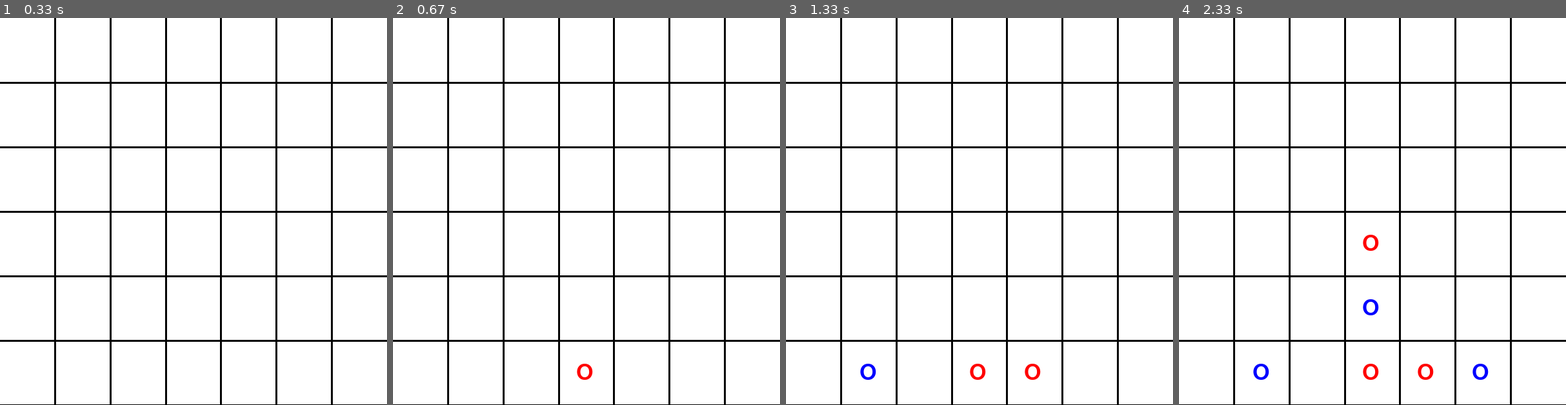
Above: before the commit, frames 1-4 (left to right).
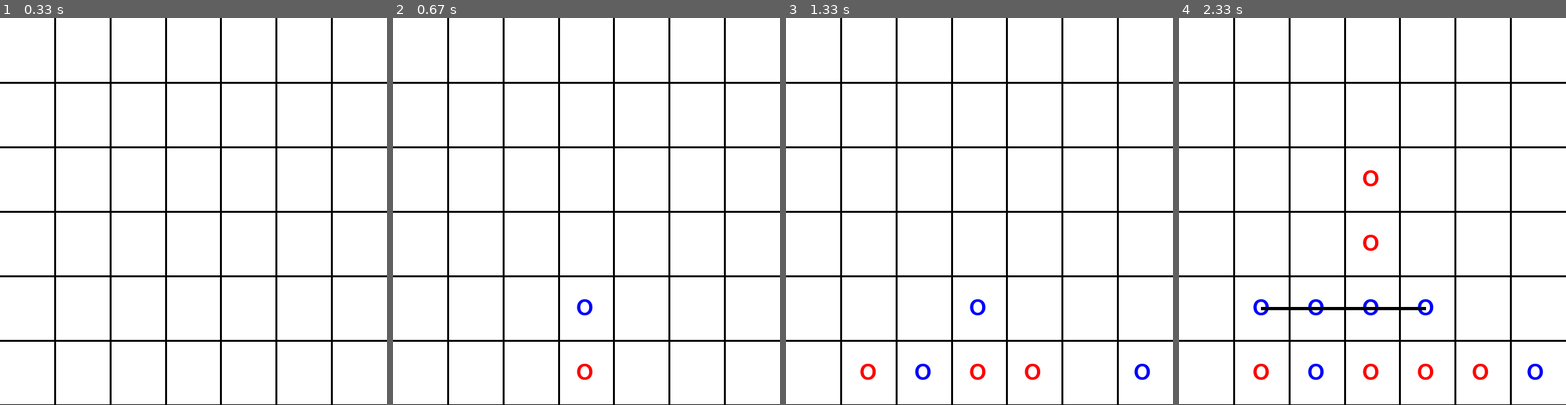
Above: after the commit, the same moments.

Repository: HamadTria/MCTS
Game: pygame game, started from connect4 pygame.py
The game is run twice, just before and just after one commit, with the same random seed, the same clock (stepped at 60 frames per second) and the same inputs.
Inputs (mouse positions are in pixels of both pictures, inside the frame that each line leads up to):
- Up to frame 1 (0.33 s): no input
- Up to frame 2 (0.67 s): click (586, 211) at 0.38 s
- Up to frame 3 (1.33 s): click (886, 215) at 0.72 s; click (1037, 76) at 1.05 s
- Up to frame 4 (2.33 s): click (1380, 79) at 1.38 s; click (1376, 250) at 1.72 s; click (1473, 273) at 2.05 s

Frame 1 is identical in both runs. In frame 2, less than 0.1% of the frame differs, in the area x 47-52%, y 72-77%; in frame 3, 0.4%; in frame 4, 1.1%, in the area x 19-95%, y 39-94%.

Commit message:
Fixed the code. Now everything works!

Diff:
--- a/connect4 pygame.py
+++ b/connect4 pygame.py
@@ -116,7 +116,7 @@
                         self.end_game_screen(screen, font, button_font, "Game is drawn!")
                         return
 
-                    best_move = mcts.search(self, MAX_ITER)
+                    best_move, _ = mcts.search(self, MAX_ITER)
                     try:
                         self = best_move.board
                         if self.is_win():
--- a/mcts.py
+++ b/mcts.py
@@ -12,6 +12,7 @@
         self.parent = parent
         self.visits = 0
         self.score = 0
+        self.uct = 0
         self.children = {}
 
 class MCTS():
@@ -74,6 +75,7 @@
             exploration = exploration_constant * math.sqrt(math.log(node.visits / child_node.visits))
             exploitation = current_player * child_node.score / child_node.visits
             move_score = exploitation + exploration
+            child_node.uct = move_score
 
             if move_score > best_score:
                 best_score = move_score
--- a/tictactoe pygame.py
+++ b/tictactoe pygame.py
@@ -112,7 +112,7 @@
                     if self.is_win():
                         winning_combination = self.get_winning_combination()
                         self.draw_connecting_line(screen, winning_combination)
-                        time.sleep(3)
+                        time.sleep(4)
                         self.end_game_screen(screen, font, button_font, "'%s' has won!" % self.player_2)
                         return
                     elif self.is_draw():
@@ -134,7 +134,7 @@
                         if self.is_win():
                             winning_combination = self.get_winning_combination()
                             self.draw_connecting_line(screen, winning_combination)
-                            time.sleep(3)
+                            time.sleep(4)
                             self.end_game_screen(screen, font, button_font, "'%s' has won!" % self.player_2)
                             return
                         elif self.is_draw():
@@ -178,23 +178,63 @@
             screen.blit(text, text_rect)
             screen.blit(text_child, text_child_rect)
 
+        max_visits = 0
+        max_score = 0
         if children is not None:
             for child in children:
+                similarities = 0
                 for child_pos, child_symbol in child.board.position.items():
                     for pos, symbol in self.position.items():
-                        if child_pos == pos and child_symbol != symbol:
+                        if child_pos == pos and child_symbol == symbol:
+                            similarities += 1
+                            if similarities == 9:
+                                best_child = child
+                                break
+                        if child_pos == pos and child_symbol != symbol and symbol == '_':
+                            #print(f'{child.board.position} visits: {child.visits} score: {child.score}')
+                            print(child_pos, pos)
                             col = pos % 3
                             row = pos // 3
                             x = (col * (SCREEN_WIDTH // 3) + (SCREEN_WIDTH // 3) // 2 + OFFSET)
-                            y_1 = row * (SCREEN_HEIGHT // 3) + (SCREEN_HEIGHT // 3) // 3
-                            y_2 = row * (SCREEN_HEIGHT // 3) + (SCREEN_HEIGHT // 3) // 3 * 2
-                            score = small_font.render(f'UCT: {child.score}', True, FONT_COLOR)
+                            y_1 = row * (SCREEN_HEIGHT // 3) + (SCREEN_HEIGHT // 3) // 4
+                            y_2 = row * (SCREEN_HEIGHT // 3) + (SCREEN_HEIGHT // 3) // 4 * 2
+                            y_3 = row * (SCREEN_HEIGHT // 3) + (SCREEN_HEIGHT // 3) // 4 * 3
+                            score = small_font.render(f'score: {child.score}', True, FONT_COLOR)
                             visits = small_font.render(f'visits: {child.visits}', True, FONT_COLOR)
+                            uct = small_font.render(f'UCT: {child.uct:.2f}', True, FONT_COLOR)
                             score_rect = score.get_rect(center=(x, y_1))
                             visits_rect = visits.get_rect(center=(x, y_2))
+                            uct_rect = uct.get_rect(center=(x, y_3))
                             screen.blit(score, score_rect)
                             screen.blit(visits, visits_rect)
+                            screen.blit(uct, uct_rect)
                             break
+
+            found = False
+            for child in children:
+                if child != best_child and not found:
+                    found = True
+                    for child_pos, child_symbol in child.board.position.items():
+                        for best_child_pos, best_child_symbol in best_child.board.position.items():
+                            if best_child_pos == child_pos and child_symbol != best_child_symbol and best_child_symbol == 'AI':
+                                col = best_child_pos % 3
+                                row = best_child_pos // 3
+                                x = (col * (SCREEN_WIDTH // 3) + (SCREEN_WIDTH // 3) // 2 + OFFSET)
+                                y_1 = row * (SCREEN_HEIGHT // 3) + (SCREEN_HEIGHT // 3) // 4
+                                y_2 = row * (SCREEN_HEIGHT // 3) + (SCREEN_HEIGHT // 3) // 4 * 2
+                                y_3 = row * (SCREEN_HEIGHT // 3) + (SCREEN_HEIGHT // 3) // 4 * 3
+                                score = small_font.render(f'score: {best_child.score}', True, (255, 0, 0))
+                                visits = small_font.render(f'visits: {best_child.visits}', True, (255, 0, 0))
+                                uct = small_font.render(f'UCT: {best_child.uct:.2f}', True, (255, 0, 0))
+                                score_rect = score.get_rect(center=(x, y_1))
+                                visits_rect = visits.get_rect(center=(x, y_2))
+                                uct_rect = uct.get_rect(center=(x, y_3))
+                                screen.blit(score, score_rect)
+                                screen.blit(visits, visits_rect)
+                                screen.blit(uct, uct_rect)
+                                break
+
+
 
     def end_game_screen(self, screen, font, button_font, message):
         screen.fill(BG_COLOR)
